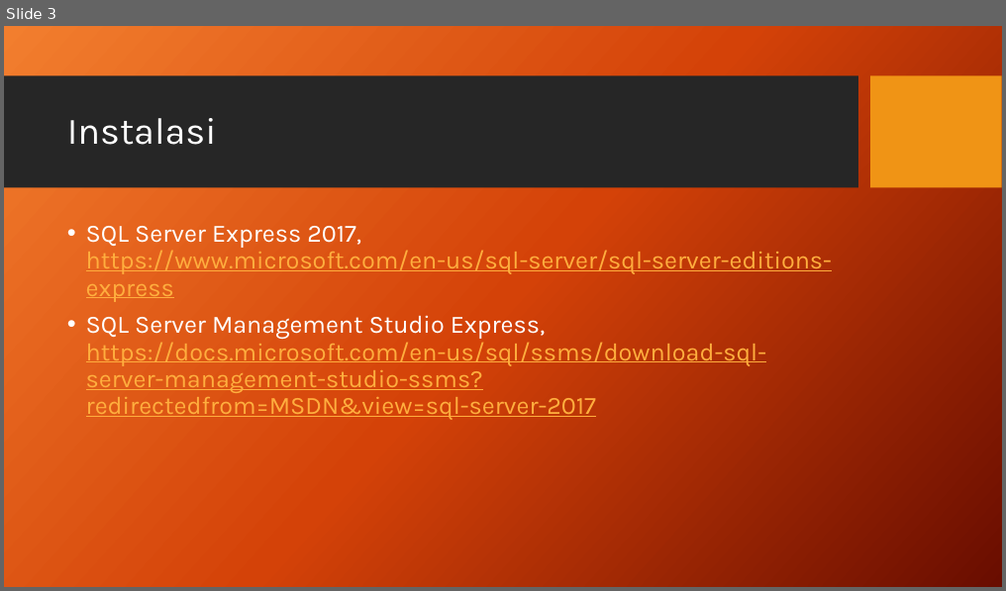
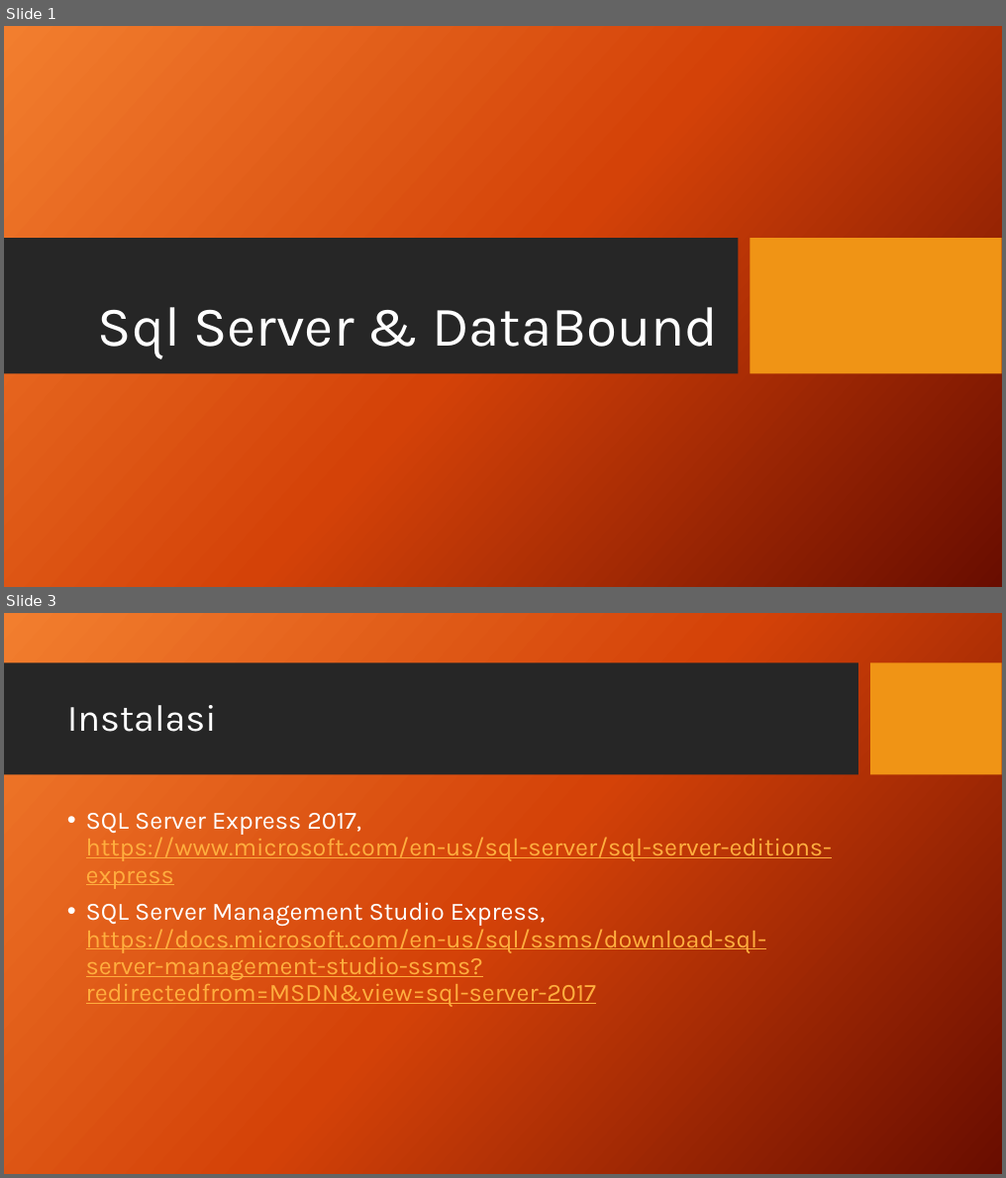
Before and after one commit to prayitna/asp.net, a slide deck: Presentasi 2.pptx. Shown one above the other, each under a label of ours: slide 3 before the commit, slides 1 and 3 after it; the slides between them are not shown. The pictures are 1006x591 and 1006x1178 pixels, drawn with LibreOffice and Linux fonts; fonts in the diff are those of the drawing; background and template pictures are left out. Boxes give left, top, right and bottom in pixels: in the first picture for what was removed or moved away, otherwise in the second. Text is boxed around its words. In the diff, an @@ line names an element or a change of style, - is before the commit and + after.

```diff
--- a/Presentasi 2.pptx
+++ b/Presentasi 2.pptx
@@ slide 1 added at box(4, 26, 1002, 587), background picture (left out) @@
@@ rectangle added at box(4, 238, 739, 374), fill #262626 @@
@@ rectangle added at box(749, 238, 1002, 374), fill #F09415 @@
@@ title added at box(98, 307, 718, 360), 54 pt, text #FFFFFF @@
+Sql Server & DataBound
```
Also in this commit, not shown: 1 slide changed, 5 other slides added, 1 slide removed, 32 other files.
